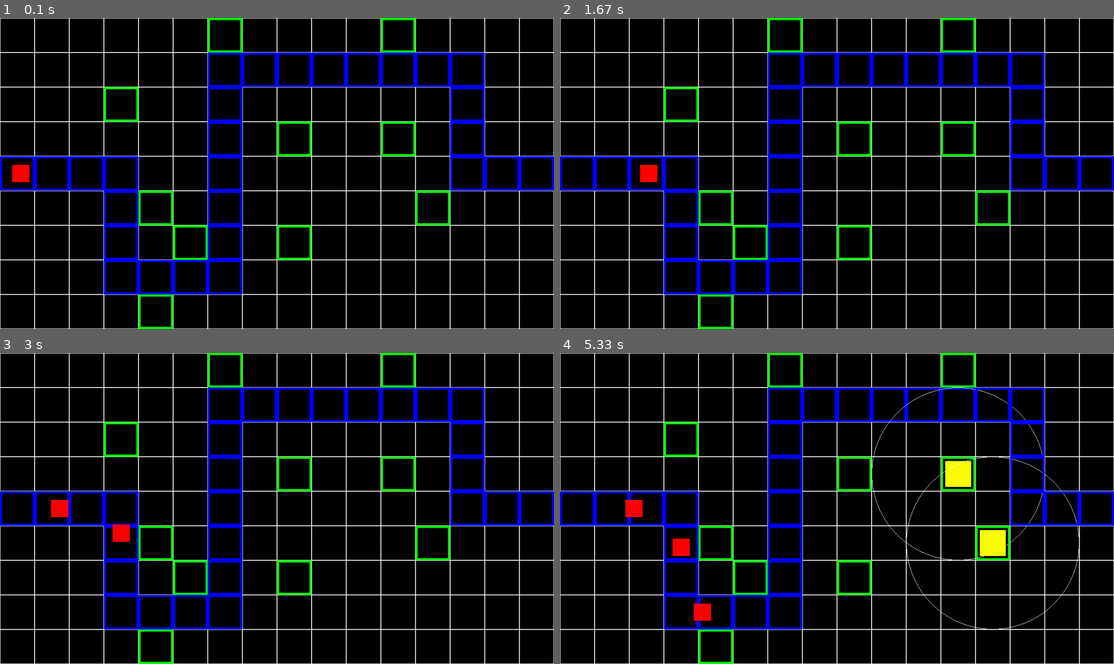
Above: before the commit, frames 1-4 (two rows, left to right).
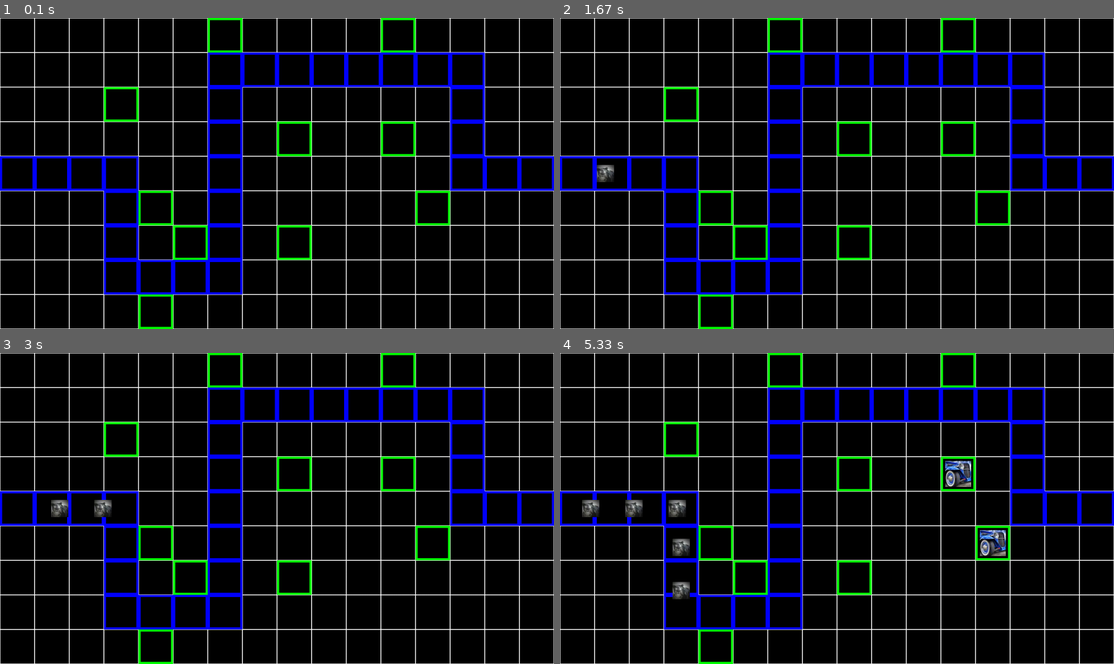
Above: after the commit, the same moments.

Repository: LenaSup/PyGame_project
Game: pygame game, started from main.py
Same seed, same stepped clock (60 frames per second), same inputs: the game is played once before the commit and once after it.
Inputs (mouse positions are in pixels of both pictures, inside the frame that each line leads up to):
- Up to frame 1 (0.1 s): no input
- Up to frame 2 (1.67 s): click (837, 173) at 0.38 s
- Up to frame 3 (3 s): no input
- Up to frame 4 (5.33 s): click (981, 558) at 3.22 s; click (947, 483) at 3.55 s

The runs differ from the first frame. In frame 1, 0.2% of the frame differs, in the area x 2-6%, y 47-53%; in frame 2, 0.3%; in frame 3, 0.5%; in frame 4, 2.3%, in the area x 4-94%, y 11-89%.

Commit message:
Добавлена переменная со здоровьем замка (при разрушении замка игра закрывается). Сделан сплеш у башен. Также сделана первичная подгрузка картинок (первые что нашел)

Diff:
--- a/main.py
+++ b/main.py
@@ -3,58 +3,68 @@
 import os
 
 
-class Cell: # общий класс клетки
-    def __init__(self, x, y, screen, size, can_build):
+def load_image(name, color_key=None):
+    fullname = os.path.join('data', name)
+    try:
+        image = pygame.image.load(fullname)
+    except pygame.error as message:
+        print('Не удаётся загрузить:', name)
+        raise SystemExit(message)
+    # try:
+    image = image.convert_alpha()
+    # except Exception as error:
+    #     print(error)
+    if color_key is not None:
+        if color_key == -1:
+            color_key = image.get_at((0, 0))
+        image.set_colorkey(color_key)
+    return image
+
+
+class Cell:  # общий класс клетки
+    def __init__(self, x, y, screen, size):
         self.name = self.__class__.__name__
-        self.can_build = can_build
         self.x, self.y = x, y
         self.size = size
         self.screen = screen
 
-    def __str__(self):
+    def __str__(self):  # удобное преобразование в строку
         return self.name
-
-    def is_can_build(self):
-        if self.can_build:
-            return 'Yes'
-        return 'No'
 
     def draw(self):
         pygame.draw.rect(self.screen, 'white', (self.x, self.y, self.size, self.size), 1)
 
-    def set_size(self, size):
+    def set_size(self, size):  # установить новые размеры клетки
         self.size = size
 
 
-class Road_cell(Cell): # клетка догори для мобов
+class Road_cell(Cell):  # клетка дороги для мобов
     def __init__(self, x, y, screen, size):
-        super().__init__(x, y, screen, size, False)
+        super().__init__(x, y, screen, size)
 
     def draw(self):
         pygame.draw.rect(self.screen, 'blue', (self.x, self.y, self.size, self.size), 5)
 
 
-class Pass_cell(Cell): # пустая клетка, декоративная
+class Pass_cell(Cell):  # пустая клетка (декоративная)
     def __init__(self, x, y, screen, size):
-        super().__init__(x, y, screen, size, False)
-
-
-class Building_cell(Cell): # клетка для стороительства башен
+        super().__init__(x, y, screen, size)
+
+
+class Building_cell(Cell):  # клетка для стороительства башен
     def __init__(self, x, y, screen, size, tower=None):
-        super().__init__(x, y, screen, size, True)
+        super().__init__(x, y, screen, size)
         self.tower = tower
 
-    def set_tower(self, tower):
+    def set_tower(self, tower):  # установить башня в клетку
         self.tower = tower
 
-    def draw(self):
+    def draw(self): # отрисовка клетки и башни
         pygame.draw.rect(self.screen, 'green', (self.x, self.y, self.size, self.size), 5)
-        if self.tower != None:
-            self.tower.draw()
-
-
-class Enemy(pygame.sprite.Sprite): # класс враждебного моба
-    def __init__(self, x, y, screen, width, height, health, image, damage=1, price=100, reload=1000, speed=1):
+
+
+class Enemy(pygame.sprite.Sprite):  # класс враждебного моба
+    def __init__(self, x, y, screen, width, height, health, image, damage=10, price=100, speed=1):
         super().__init__(entities, enemies)
         self.name = self.__class__.__name__
         self.pos = x, y
@@ -65,7 +75,6 @@
         self.speed = speed
         self.image = image
         self.price = price
-        self.image.fill('red')
         self.rect = self.image.get_rect()
         self.rect.x, self.rect.y = self.pos[0], self.pos[1]
         self.path = None
@@ -75,18 +84,20 @@
         self.is_move = True
         self.set_path(enemy_path)
 
-    def load_step(self, index): # загрузка следующего направления движения
+
+    def load_step(self, index):  # загрузка следующего направления движения из пути
         self.step = self.path[self.current_step]
         if self.step[0] < 0 or self.step[1] < 0:
             self.speed = abs(self.speed) * -1
         else:
             self.speed = abs(self.speed)
 
-    def move(self): # передвижение моба по пути из файла
+    def move(self):  # передвижение врага по пути из файла
         if self.is_move:
             if self.step[0] == 0:
                 if abs(self.step[1]) == self.steps and self.current_step == len(self.path) - 1:
                     self.is_move = False
+                    self.explosion()
                 elif abs(self.step[1]) == self.steps:
                     self.steps = 0
                     self.current_step += 1
@@ -98,6 +109,7 @@
             else:
                 if abs(self.step[0]) == self.steps and self.current_step == len(self.path) - 1:
                     self.is_move = False
+                    self.explosion()
                 elif abs(self.step[0]) == self.steps:
                     self.steps = 0
                     self.current_step += 1
@@ -107,19 +119,26 @@
                     self.steps += 1
                     self.rect.x, self.rect.y = self.pos[0], self.pos[1]
 
-    def check(self, cell1, cell2): # проверка(моб не может выйти за пределы дороги)
+    def explosion(self):  # суицидальный взрыв при подходу к замку наносящий урон
+        global castle_health
+        castle_health -= self.damage
+        print(castle_health)
+        self.health = 0
+        self.kill()
+
+    def check(self, cell1, cell2):  # проверка(враг не может выйти за пределы дороги)
         if self.speed > 0 and cell1.name == 'Road_cell':
             self.move()
         if self.speed < 0 and cell2.name == 'Road_cell':
             self.move()
 
-    def set_path(self, path):
+    def set_path(self, path):  # задать путь
         self.path = path
         self.current_step = 0
         self.steps = 0
         self.load_step(0)
 
-    def get_damage(self, damage):
+    def get_damage(self, damage):  # получение урона от башни
         if self.health - damage <= 0:
             self.health = 0
             self.is_move = False
@@ -128,12 +147,13 @@
             self.kill()
         else:
             self.health -= damage
-            self.image.fill('blue')
-
-
-class Tower(pygame.sprite.Sprite): # класс башни
-    def __init__(self, x, y, screen, size, health, damage=50, radius=200, reload=1000, price=500, level=1):
-        super().__init__(towers)
+            # self.image.fill('blue')
+
+
+class Tower(pygame.sprite.Sprite):  # класс башни
+    def __init__(self, x, y, screen, size, health, image, damage=50, radius=200, reload=1000, price=500, level=1,
+                 is_splash=False, splash_radius=75):
+        super().__init__(towers, entities)
         self.name = self.__class__.__name__
         self.pos = x, y
         self.screen = screen
@@ -144,25 +164,27 @@
         self.radius = radius
         self.reload = reload
         self.level = level
-        self.image = pygame.Surface((radius * 2, radius * 2))
+        self.image = image
         self.rect = self.image.get_rect()
-        self.rect.x, self.rect.y = (self.pos[0] + self.size // 2) - self.radius,\
-                                   (self.pos[1] + self.size // 2) - self.radius
+        self.rect.x, self.rect.y = self.pos[0], self.pos[1]
         self.radius = radius
         self.focus = None
-
-    def draw(self):
-        pygame.draw.rect(self.screen, 'yellow', (self.pos[0], self.pos[1], self.size, self.size), 0)
-        pygame.draw.circle(self.screen, 'white', (self.pos[0] + self.size // 2, self.pos[1] + self.size // 2),
-                           self.radius, 1)
-
-    def fire(self):
-        if self.focus != None and self.focus.health != 0:
-            self.focus.get_damage(self.damage)
+        self.is_splash = is_splash
+        self.splash_radius = splash_radius
+
+    def fire(self):  # выстрел по захваченой цели
+        if self.focus != None and self.focus.health != 0 and pygame.sprite.collide_circle(self.focus, self):
+            if self.is_splash:
+                self.focus.radius = self.splash_radius
+                for enemy in enemies:
+                    if pygame.sprite.collide_circle(enemy, self.focus):
+                        enemy.get_damage(self.damage)
+            else:
+                self.focus.get_damage(self.damage)
         else:
-            self.focus_check()
-
-    def focus_check(self):
+            self.focus_enemy()
+
+    def focus_enemy(self):  # захват цели (при убийстве прошлой)
         for enemy in enemies:
             if pygame.sprite.collide_circle(enemy, self):
                 self.focus = enemy
@@ -170,7 +192,7 @@
                 break
 
 
-class Board:
+class Board:  # класс поля
     def __init__(self, screen, height=10, width=10, cell_size=80):
         self.screen = screen
         self.hieght = height
@@ -181,21 +203,21 @@
         self.spis = ['white', 'red', 'blue']
         self.n = 11
 
-    def set_cell_size(self, cell_size): # установить новый размер клетки
+    def set_cell_size(self, cell_size):  # установить новый размер клетки
         self.cell_size = cell_size
         for h in range(self.hieght):
             for i in range(self.width):
                 self.board[h][i].set_size(self.cell_size)
 
-    def render(self): #
+    def render(self):  # отрисовка поля, клеток и башен на нём
         for i in range(self.hieght):
             for g in range(self.width):
                 self.board[i][g].draw()
 
-    def set_cell(self, x, y, cell): # заменить одну клетку на другую
+    def set_cell(self, x, y, cell):  # заменить одну клетку на другую
         self.board[y][x] = cell
 
-    def get_cell(self, pos): # проверка на какую клетку нажали
+    def get_cell(self, pos):  # проверка на какую клетку нажали
         cell_x = pos[0] // self.cell_size
         cell_y = pos[1] // self.cell_size
         if cell_y < 0 or cell_y >= self.width or cell_x < 0 or cell_x >= self.hieght:
@@ -203,14 +225,15 @@
             return Pass_cell(0, 0, None, 80)
         return self.board[cell_x][cell_y], (cell_x, cell_y)
 
-    def get_click(self, mouse_pos, tower_price=500): # проверка на какую клетку нажали
+    def get_click(self, mouse_pos, tower_price=500):  # проверка на какую клетку нажали и установка башни
+        # (пока только одного типа)
         cell, pos = self.get_cell(mouse_pos)
         if cell and cell.name == 'Building_cell':
             global gold
             if cell.tower == None:
                 if gold >= tower_price:
                     cell.set_tower(Tower(pos[0] * self.cell_size + 10, pos[1] * self.cell_size + 10, self.screen,
-                                         60, 100, 100, 200, 1000, tower_price))
+                                         60, 100, load_image('car.jpg'), 100, 200, 1000, tower_price, True, 200))
                     gold -= tower_price
                     towers_reload[cell.tower] = pygame.USEREVENT + self.n
                     pygame.time.set_timer(towers_reload[cell.tower], cell.tower.reload)
@@ -221,19 +244,20 @@
                 pygame.time.set_timer(towers_reload[cell.tower], 0)
                 del towers_reload[cell.tower]
                 gold += cell.tower.price // 2
+                cell.tower.kill()
                 cell.set_tower(None)
             return cell
         elif cell != None:
             return cell
 
 
-def load_level(file_level, file_settings):
+def load_level(file_level, file_settings):  # загрузка уровня и настроек игры из файлов
     with open(file_level, 'r')as Map:
         level_map = [line for line in Map]
     return level_map
 
 
-def generate_level(level_map, cell_size, screen):
+def generate_level(level_map, cell_size, screen):  # генерация карты
     list_entities = []
     for y in range(len(level_map)):
         lst = []
@@ -251,7 +275,7 @@
     return list_entities, spawn_pos
 
 
-def load_path(name):
+def load_path(name):  # загрузка пути врага
     if os.path.isfile(name):
         file = open(name).readlines()
         path = []
@@ -263,17 +287,19 @@
             print('Неверный формат файла:', name)
 
 
-def find_key(dictionary, needle):
+def find_key(dictionary, needle):  # найти башню которая перезарядилась
     for key in dictionary.keys():
         if dictionary[key] == needle:
             return key
 
 
-def terminate():
+def terminate():  # закрытие программы
     pygame.quit()
     sys.exit()
 
 
+# константы используемые объектами или функциями
+castle_health = 100
 gold = 1000
 entities = pygame.sprite.Group()
 enemies = pygame.sprite.Group()
@@ -283,44 +309,53 @@
 
 
 def main():
+    # создание окна
     pygame.init()
     size = width, height = 1280, 720
     screen = pygame.display.set_mode(size)
     pygame.display.set_caption('First board')
 
+    # создания поля
     my_board = Board(screen, 16, 9)
     my_board.set_cell_size(80)
 
+    # загрузка карты
     lvl = load_level('data/map.map', 'data/settings.txt')
     level, start_pos = generate_level(lvl, 80, screen)
     for x in range(len(level)):
         for y in range(len(level[x])):
             my_board.set_cell(x, y, level[x][y])
 
+    # стандартные таймеры событий
     spawn_enemy = pygame.USEREVENT + 1
     my_event = pygame.USEREVENT + 2
     pygame.time.set_timer(my_event, 10)
-    pygame.time.set_timer(spawn_enemy, 2000)
-
-    vrag = Enemy(start_pos[0] * 80 + 20, start_pos[1] * 80 + 20, screen, 40, 40, 200, pygame.Surface((40, 40)))
+    pygame.time.set_timer(spawn_enemy, 1000)
+
+    enemy_image = load_image('image.jpg')
+    vrag = (start_pos[0] * 80 + 20, start_pos[1] * 80 + 20, screen, 40, 40, 200, enemy_image)
 
     running = True
     while running:
             screen.fill((0, 0, 0))
+            if castle_health <= 0:
+                terminate()
             for event in pygame.event.get():
-                if event.type == pygame.QUIT:
+                if event.type == pygame.QUIT:  # выход из игры
                     terminate()
-                if event.type == pygame.MOUSEBUTTONDOWN and event.button == 1:
+                if event.type == pygame.MOUSEBUTTONDOWN and event.button == 1:  # проверка на какую вклетку нажали,
+                    # если строительная то ставиться башня
                     print(my_board.get_click(event.pos, 500))
-                if event.type == my_event:
+                if event.type == my_event:  # проверка выходит ли враг за дорогу
                     for enemy in enemies:
                         cell1 = my_board.get_click((enemy.pos[0] + enemy.size[0], enemy.pos[1] + enemy.size[1]))
                         cell2 = my_board.get_click((enemy.pos[0] - 1, enemy.pos[1] - 1))
                         enemy.check(cell1, cell2)
-                if event.type == spawn_enemy:
-                    Enemy(start_pos[0] * 80 + 20, start_pos[1] * 80 + 20, screen, 40, 40, 200, pygame.Surface((40, 40)))
-                if event.type in towers_reload.values():
+                if event.type == spawn_enemy:  # создание врага раз в заданое кол-во секунд (сейчас 2) секунды
+                    Enemy(*[i for i in vrag[:]])
+                if event.type in towers_reload.values():  # выстрел башни по окондании перезрядки
                     find_key(towers_reload, event.type).fire()
+            # отрисовка
             my_board.render()
             entities.update()
             entities.draw(screen)
Binary file added: data/car.jpg
Binary file added: data/image.jpg
